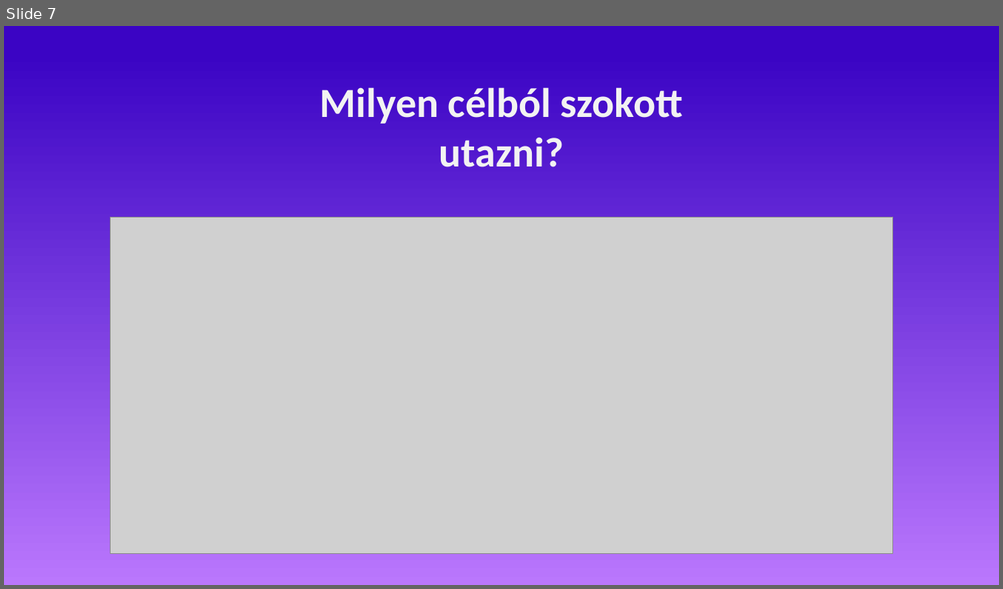
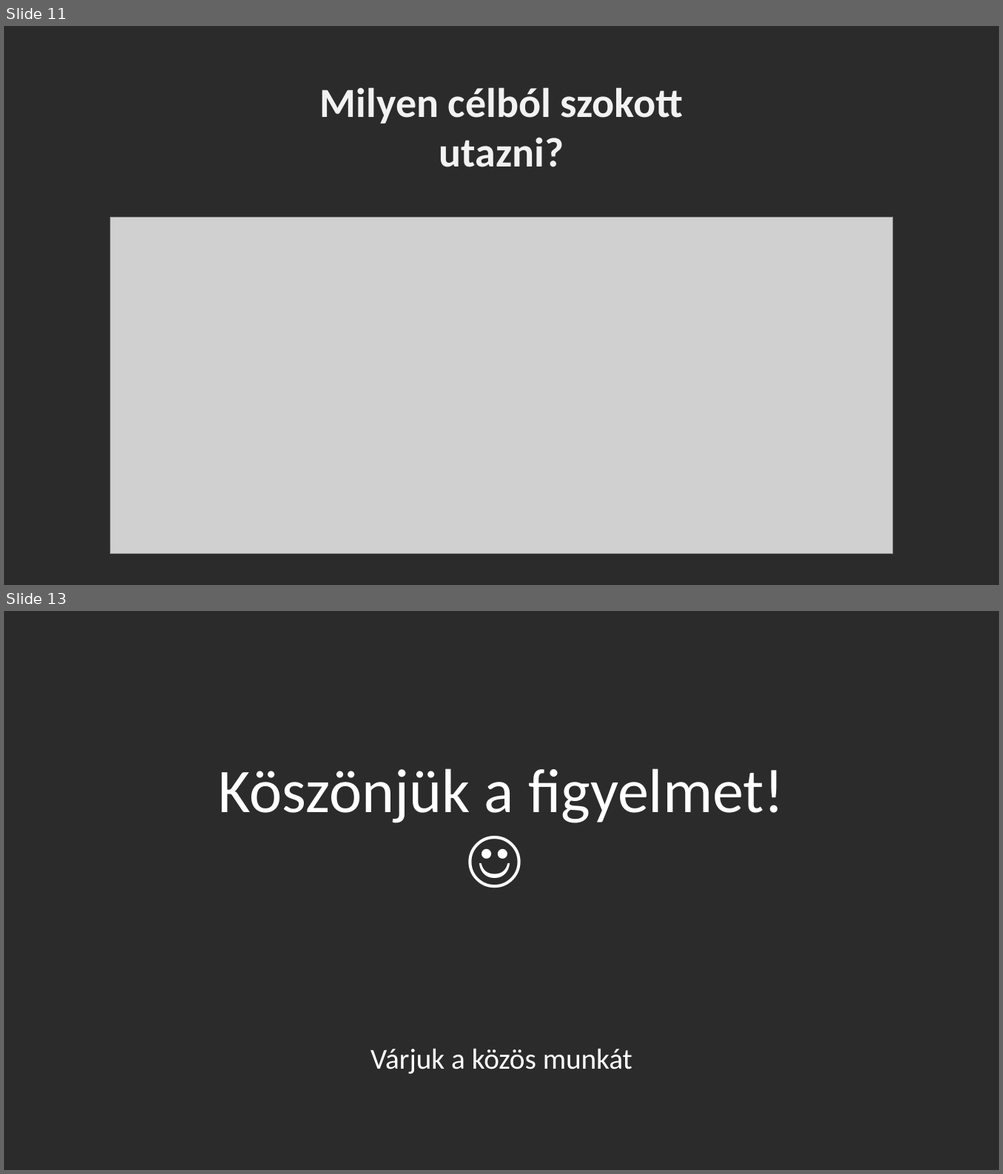
Before and after one commit to BEmma0/metetmatat-kft, a slide deck: netetmatat-ppt.pptx. Shown one above the other, each under a label of ours: slide 7 before the commit, slides 11 and 13 after it; the slides between them are not shown. The pictures are 1003x589 and 1003x1174 pixels, drawn with LibreOffice and Linux fonts; fonts in the diff are those of the drawing; grey boxes stand for pictures; background and template pictures are left out; a plain dark background stands for a picture behind light text. Boxes give left, top, right and bottom in pixels: in the first picture for what was removed or moved away, otherwise in the second. Text is boxed around its words. In the diff, an @@ line names an element or a change of style, - is before the commit and + after.

```diff
--- a/netetmatat-ppt.pptx
+++ b/netetmatat-ppt.pptx
@@ slide 13 added at box(4, 611, 999, 1170), background picture (left out) @@
@@ title added at box(218, 769, 784, 823), 60 pt, text #FFFFFF @@
+Köszönjük a figyelmet!
+☺
@@ subtitle added at box(370, 1048, 632, 1074), 28 pt, text #FFFFFF @@
+Várjuk a közös munkát
@@ what was slide 7 is now slide 11 @@
@@ slide 11 changed as well @@
@@ background gradient #3B04C4 to #BA77FD to picture (left out) @@
```
Also in this commit, not shown: 4 other slides changed, 7 other slides added, 3 slides removed.
